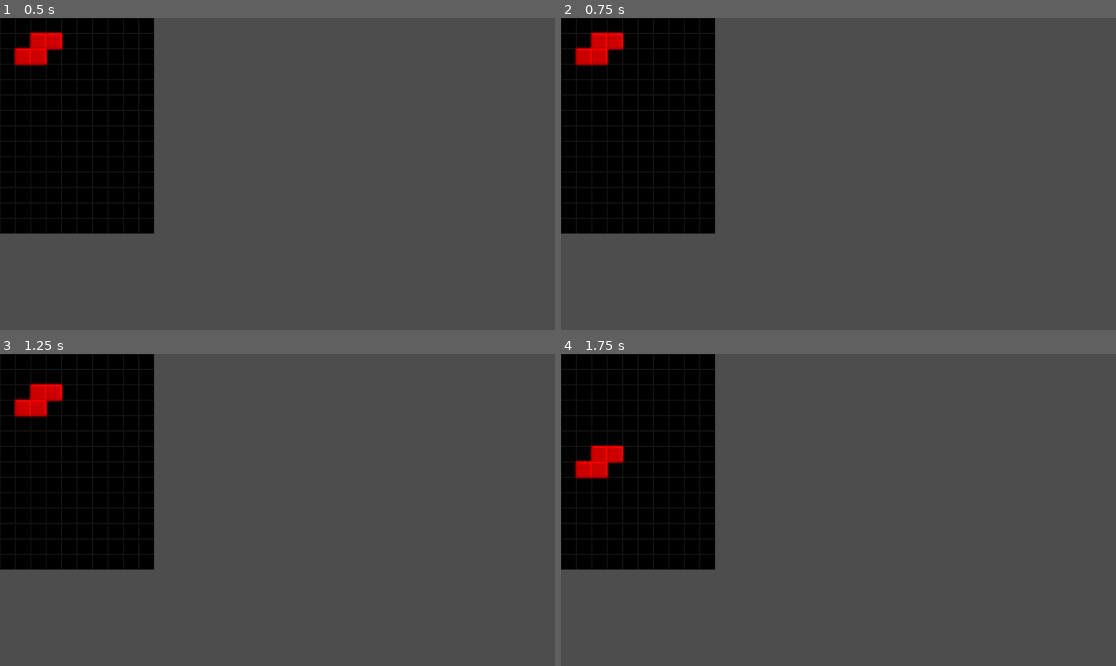
Above: before the commit, frames 1-4 (two rows, left to right).
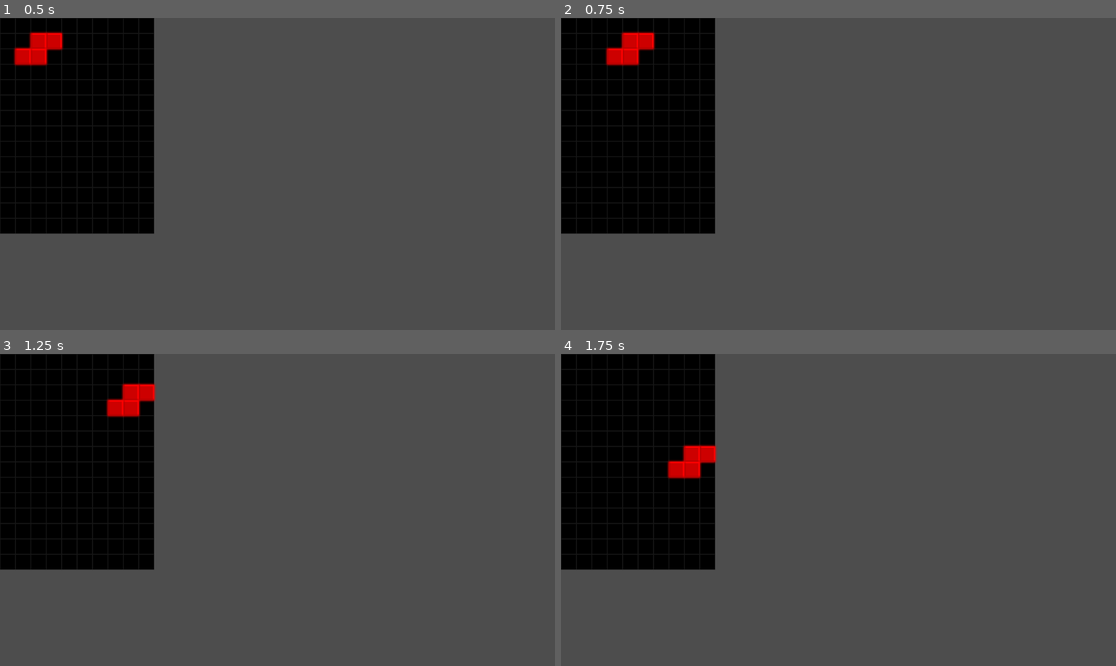
Above: after the commit, the same moments.

Repository: khuongduy354/tetrisandroid
Game: Godot game, scene res://Game.tscn
Same seed, same stepped clock (60 frames per second), same inputs: the game is played once before the commit and once after it.
Inputs:
- Up to frame 1 (0.5 s): no input
- Up to frame 2 (0.75 s): tap Enter at 0.5 s; hold Right (ui_right) from 0.53 s (still down)
- Up to frame 3 (1.25 s): keep holding Right (ui_right)
- Up to frame 4 (1.75 s): release Right (ui_right) at 1.28 s; hold Down (ui_down) from 1.28 s (still down)

Frame 1 is identical in both runs. In frame 2, 1.3% of the frame differs, in the area x 2-18%, y 4-16%; in frame 3, 1.4%; in frame 4, 1.4%, in the area x 2-29%, y 28-41%.
Error before the commit: Invalid call. Nonexistent function 'check_tile_colliding' in base 'Node (Global.gd)'. (res://Block/tetris_block.gd:53)

Commit message:
feat:collision

Diff:
--- a/Block/tetris_block.gd
+++ b/Block/tetris_block.gd
@@ -30,29 +30,38 @@
 func down():
 	if rotating:
 		return
+
 	var next_pos =Vector2($BlockTiles.global_position.x,$BlockTiles.global_position.y + Global.CELL_SIZE)
-#	if Global.check_tile_colliding($BlockTiles,addition_pos):
-#		set_still()
-#		return
+
+	# collisions
 	for tile in $BlockTiles.get_children():
-		var test_pos = tile.global_position + Vector2(0,Global.CELL_SIZE)
-		if board.check_colliding(test_pos):
+		var additional_pos = Vector2(0,1)
+		if board.check_colliding(tile,additional_pos):
 			set_still()
 			return
+
 	$BlockTiles.global_position = next_pos
 func left():
 	var next_pos = Vector2($BlockTiles.global_position.x-Global.CELL_SIZE, $BlockTiles.global_position.y)
-	var addition_pos = Vector2(-Global.CELL_SIZE,0)
-	if Global.check_tile_colliding($BlockTiles,addition_pos):
-		return
+
+	# collision
+	for tile in $BlockTiles.get_children():
+		var addition_pos = Vector2(-1,0)
+		if board.check_colliding(tile,addition_pos):
+			return
+
 	$BlockTiles.global_position = next_pos
 func right():
 	var next_pos = Vector2($BlockTiles.global_position.x+Global.CELL_SIZE,$BlockTiles.global_position.y)
-	var addition_pos = Vector2(Global.CELL_SIZE,0)
 
-	if Global.check_tile_colliding($BlockTiles,addition_pos):
-		return
+	# collision
+	for tile in $BlockTiles.get_children():
+		var addition_pos = Vector2(1,0)
+		if board.check_colliding(tile,addition_pos):
+			return
+
 	$BlockTiles.global_position = next_pos
+
 func rotate_block():
 	rotating = true
 	Global.check_tile_colliding_rotation($BlockTiles,90)
--- a/Board/tetris_board.gd
+++ b/Board/tetris_board.gd
@@ -20,13 +20,17 @@
 	spawn_block()
 	Events.connect("to_still",Callable(self,"_on_to_still"))
 
-func check_colliding(pos):
-	pos = map_to_board(pos)
-	print(pos)
+func check_colliding(tile,additional_pos):
+	var test_pos = map_to_board(tile.global_position)+additional_pos
+
 	# check border
-	if pos.y >= board_rows or pos.x < 0 or pos.x >= board_cols:
+	if test_pos.y >= board_rows or test_pos.x < 0 or test_pos.x >= board_cols:
 		return true
-	pass
+	for still_tile in still_tiles:
+		var still_pos = map_to_board(still_tile.global_position)
+		if still_pos == test_pos:
+			return true
+	return false
 
 func _on_to_still(tiles):
 	for tile in tiles.get_children():
